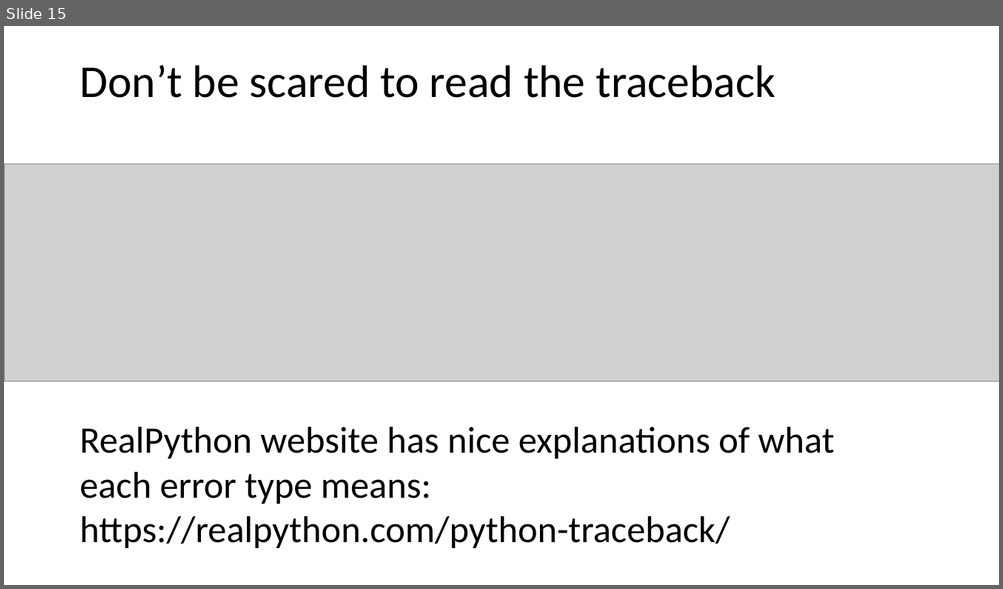
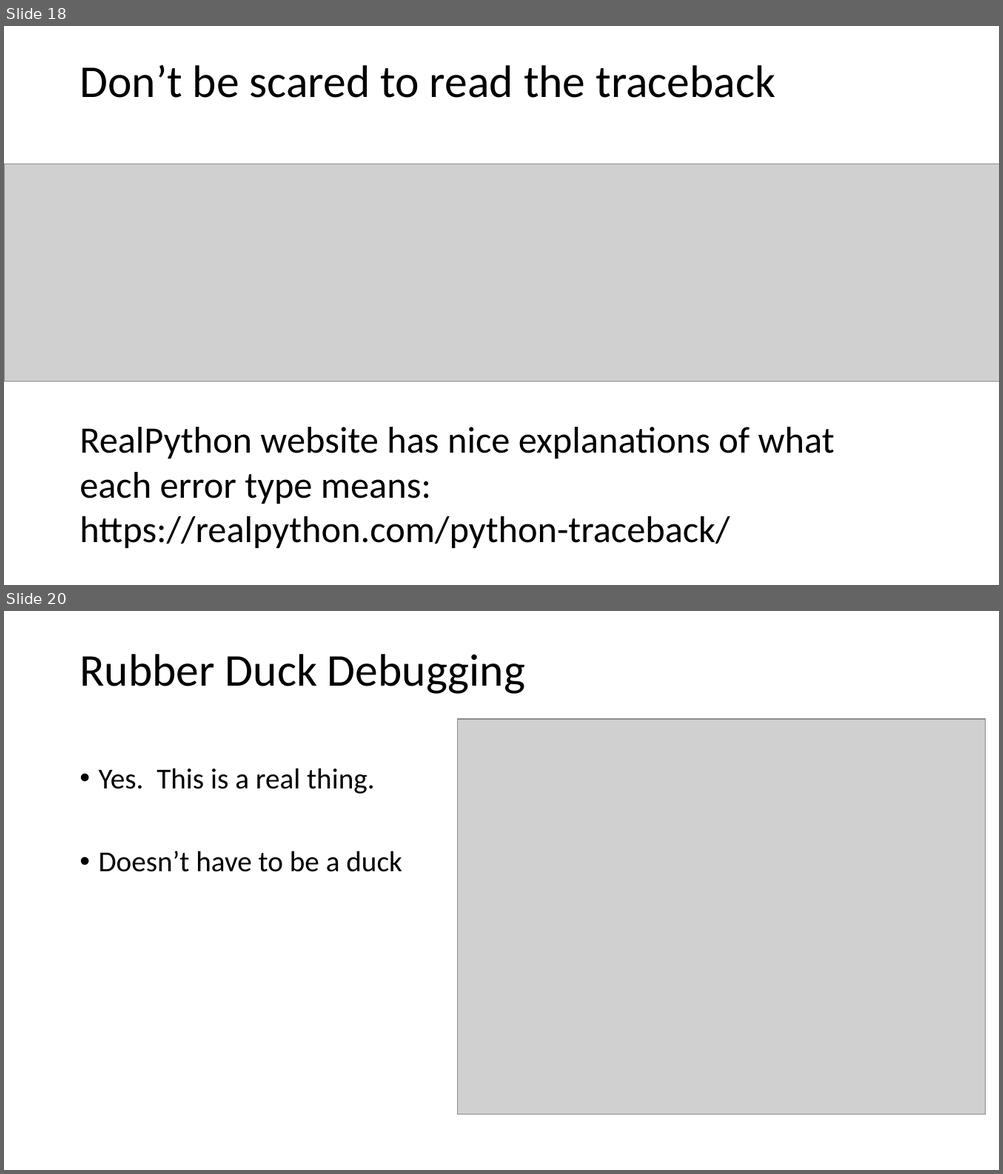
Before and after one commit to aleslab/PS4106_2022-23, a slide deck: slides/PS4106 - debugging.pptx. Shown one above the other, each under a label of ours: slide 15 before the commit, slides 18 and 20 after it; the slides between them are not shown. The pictures are 1003x589 and 1003x1174 pixels, drawn with LibreOffice and Linux fonts; fonts in the diff are those of the drawing; grey boxes stand for pictures. Boxes give left, top, right and bottom in pixels: in the first picture for what was removed or moved away, otherwise in the second. Text is boxed around its words. In the diff, an @@ line names an element or a change of style, - is before the commit and + after.

Commit message:
Updated debugging slices

```diff
--- a/slides/PS4106 - debugging.pptx
+++ b/slides/PS4106 - debugging.pptx
@@ slide 20 added at <box>4,611,999,1170</box>, background #FFFFFF @@
@@ title added at <box>79,654,525,694</box>, 44 pt, text #000000 @@
+Rubber Duck Debugging
@@ picture added at <box>458,719,986,1116</box> @@
@@ text added at <box>99,768,401,872</box>, 28 pt, text #000000 @@
+• Yes. This is a real thing.
+• Doesn’t have to be a duck
@@ what was slide 15 is now slide 18 @@
```
Also in this commit, not shown: 4 other slides added.
